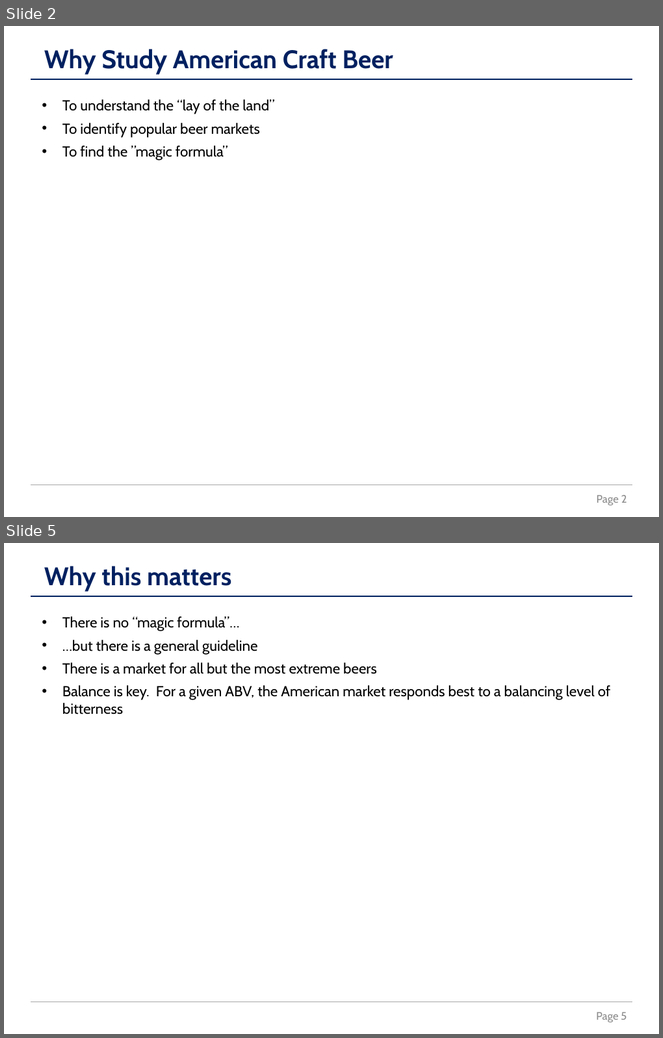
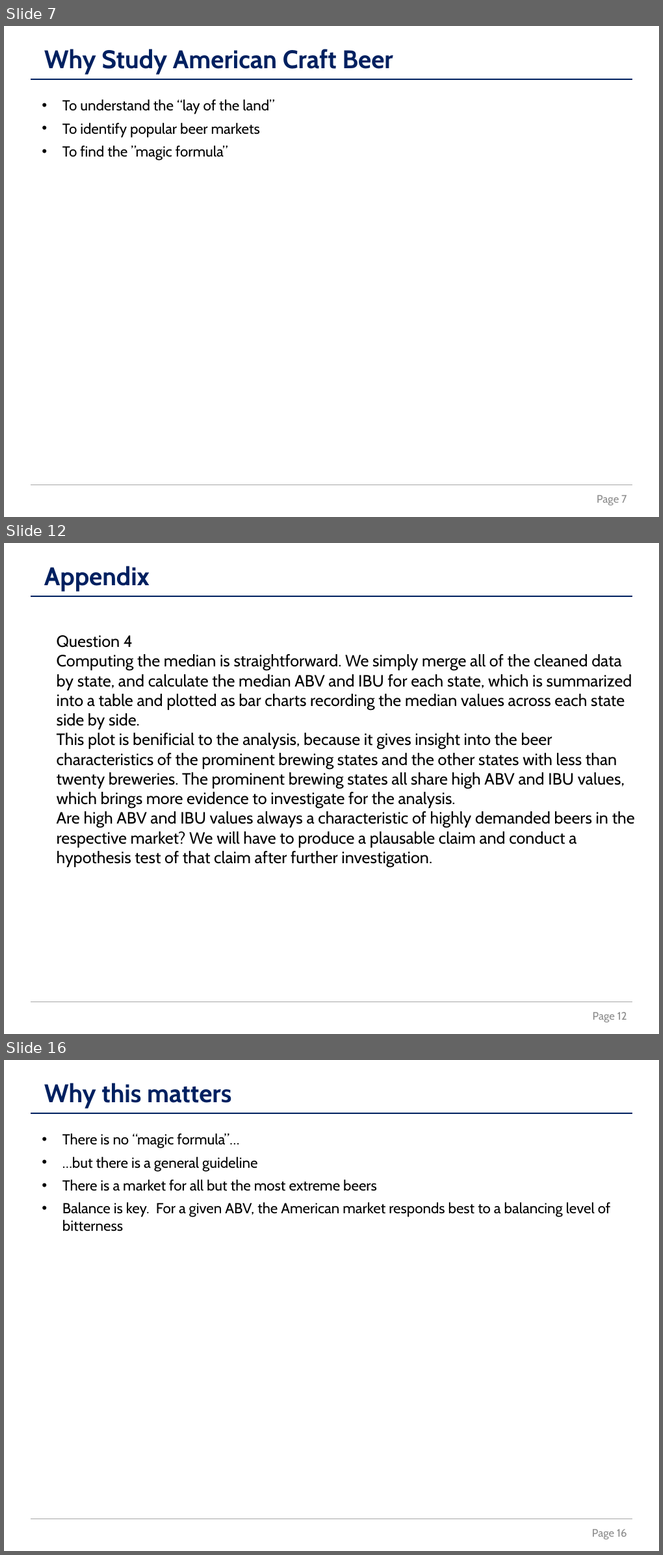
Before and after one commit to la-mar/DDS_Case_Study_1, a slide deck: docs/revised_presentation_from_template.pptx. Shown one above the other, each under a label of ours: slides 2 and 5 before the commit, slides 7, 12 and 16 after it; the slides between them are not shown. The pictures are 663x1038 and 663x1555 pixels, drawn with LibreOffice and Linux fonts; fonts in the diff are those of the drawing. Boxes give left, top, right and bottom in pixels: in the first picture for what was removed or moved away, otherwise in the second. Text is boxed around its words. In the diff, an @@ line names an element or a change of style, - is before the commit and + after.

```diff
--- a/docs/revised_presentation_from_template.pptx
+++ b/docs/revised_presentation_from_template.pptx
@@ slide 12 added at (4,543,659,1034), background #FFFFFF @@
@@ text added at (44,566,150,592), 28 pt, text #002060, bold @@
+Appendix
@@ line added from (30, 596) to (633, 596), #002060 1 pt @@
@@ text added at (57,635,635,867), 18 pt, text #000000 @@
+Question 4
+Computing the median is straightforward. We simply merge all of the cleaned data by state, and calculate the median ABV and IBU for each state, which is summarized into a table and plotted as bar charts recording the median values across each state side by side.
+This plot is benificial to the analysis, because it gives insight into the beer characteristics of the prominent brewing states and the other states with less than twenty breweries. The prominent brewing states all share high ABV and IBU values, which brings more evidence to investigate for the analysis.
+Are high ABV and IBU values always a characteristic of highly demanded beers in the respective market? We will have to produce a plausable claim and conduct a hypothesis test of that claim after further investigation.
@@ line added from (30, 1003) to (633, 1003), #A6A6A6 1 pt @@
@@ page number added at (593,1012,627,1023), 12 pt, text #8C8C8C @@
+Page 12
@@ what was slide 2 is now slide 7 @@
@@ page number at (597,495,627,506): text changed @@
-Page 2
+Page 7
@@ what was slide 5 is now slide 16 @@
@@ page number at (592,1529,627,1540): text changed @@
-Page 5
+Page 16
```
Also in this commit, not shown: 3 slides changed, 10 other slides added, 13 other files.
